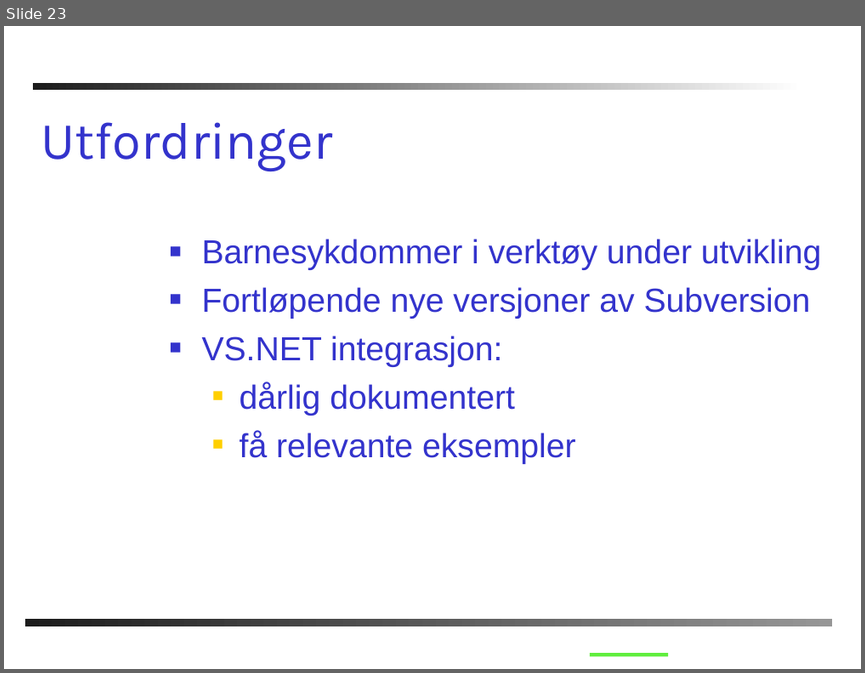
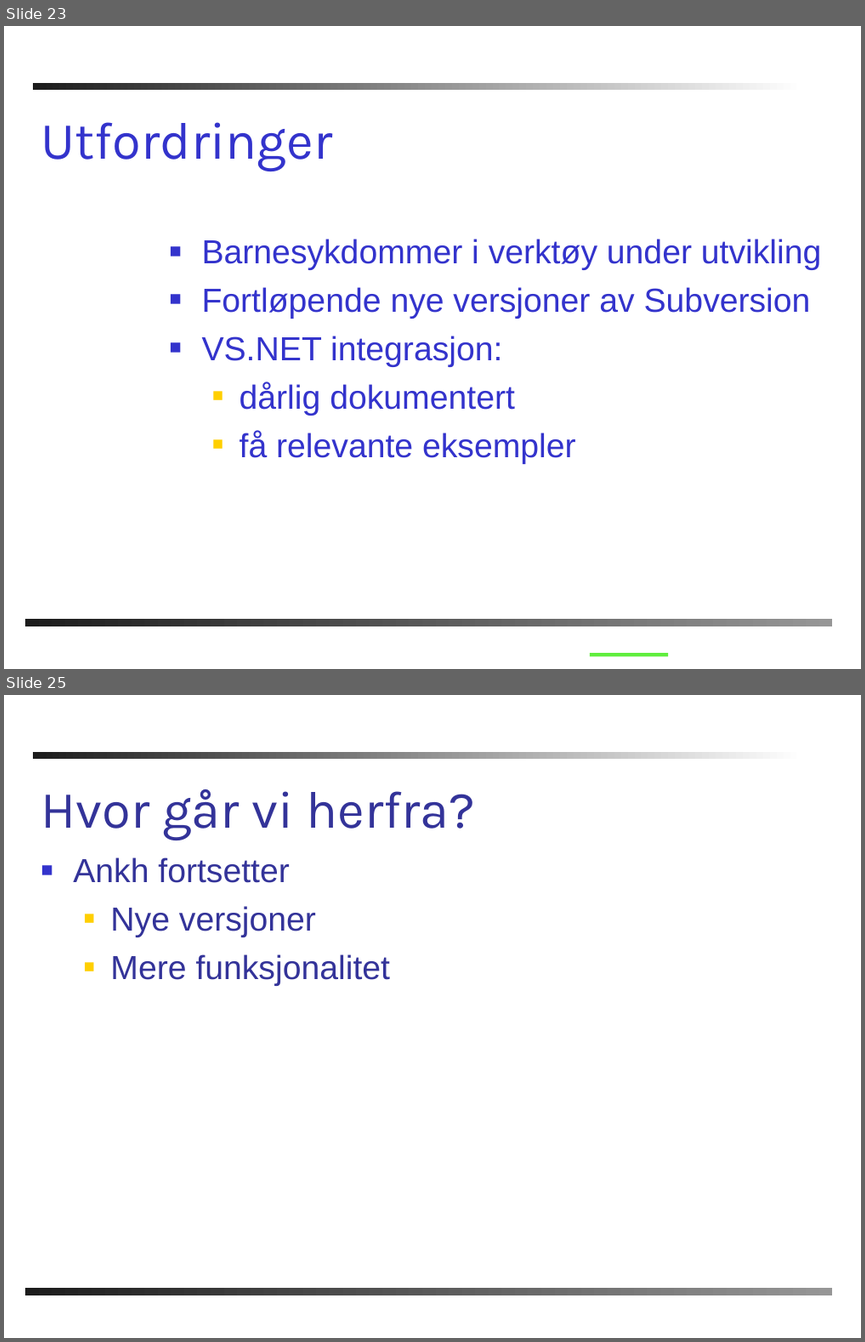
Before and after one commit to AnkhSVN/AnkhSVN, a slide deck: doc/powerpoint/Subversion_addin_for_VS.NET.ppt. Shown one above the other, each under a label of ours: slide 23 before the commit, slides 23 and 25 after it; the slides between them are not shown. The pictures are 865x673 and 865x1342 pixels, drawn with LibreOffice and Linux fonts; fonts in the diff are those of the drawing; background and template pictures are left out. Boxes give left, top, right and bottom in pixels: in the first picture for what was removed or moved away, otherwise in the second. Text is boxed around its words. In the diff, an @@ line names an element or a change of style, - is before the commit and + after.

```diff
--- a/doc/powerpoint/Subversion_addin_for_VS.NET.ppt
+++ b/doc/powerpoint/Subversion_addin_for_VS.NET.ppt
@@ slide 25 added at [4, 695, 861, 1338], background #FFFFFF; not listed: 2 template elements that a slide beside it also shows @@
@@ title added at [41, 789, 475, 840], 44 pt, text #333399 @@
+Hvor går vi herfra?
@@ text added at [73, 857, 391, 986], 28 pt, text #333399 @@
+■ Ankh fortsetter
+  ■ Nye versjoner
+  ■ Mere funksjonalitet
```
Also in this commit, not shown: 2 slides changed, 1 other slide added, 1 slide removed, 1 other file.
